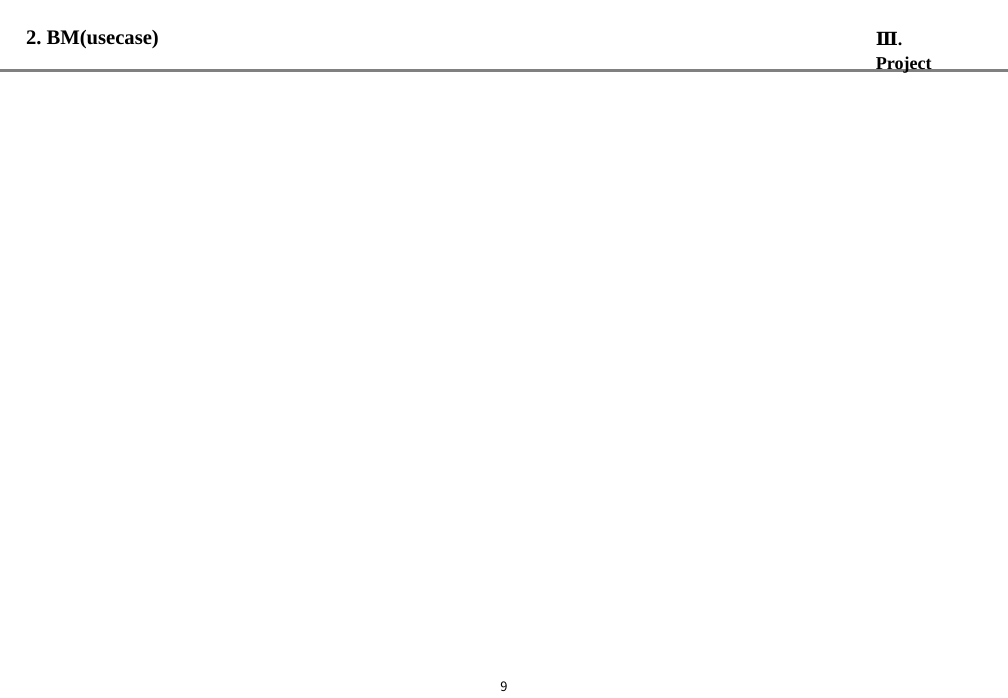
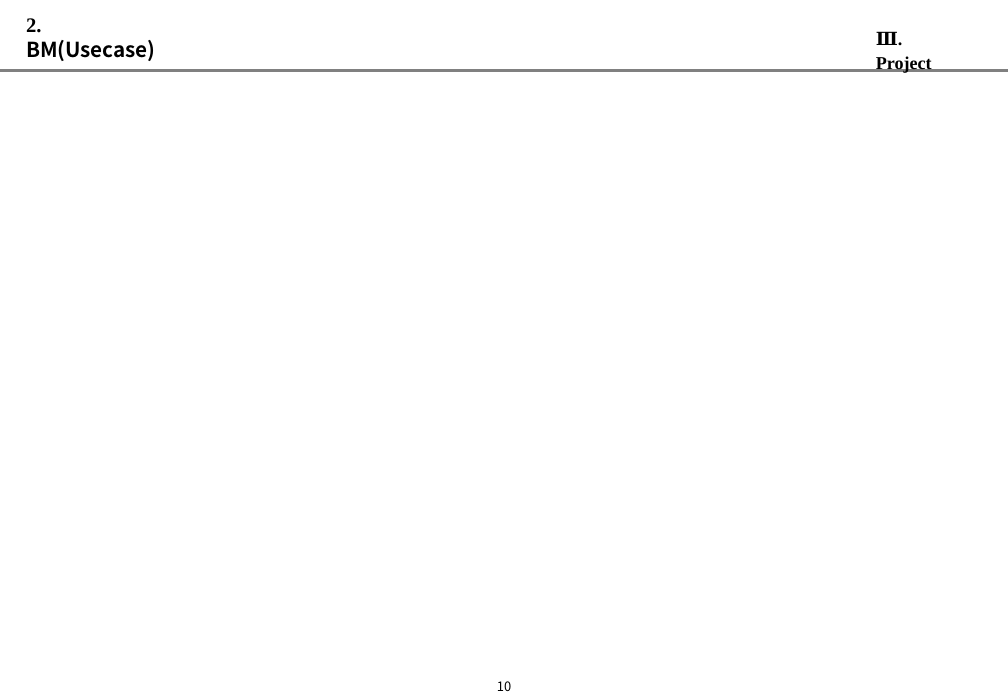
Before and after one commit to alladd/tcl2017, a slide deck: slide 11 of 51_발표PT자료/02_PT.pptx (slide 10 before the commit). Drawn at 1008x698 pixels with LibreOffice and Linux fonts; fonts in the diff are those of the drawing; background and template pictures are left out. Boxes give left, top, right and bottom in pixels: in the first picture for what was removed or moved away, otherwise in the second. Text is boxed around its words. In the diff, an @@ line names an element or a change of style, - is before the commit and + after.

```diff
--- a/51_발표PT자료/02_PT.pptx
+++ b/51_발표PT자료/02_PT.pptx
@@ text at [26,18,156,61]: text changed; font Times New Roman to Noto Sans CJK KR @@
-2. BM(usecase)
+2. BM(Usecase)
@@ page number at [497,681,511,691]: text changed @@
-9
+10
```
Also in this commit, not shown: 11 other slides changed, 5 slides added, 17 other files.
